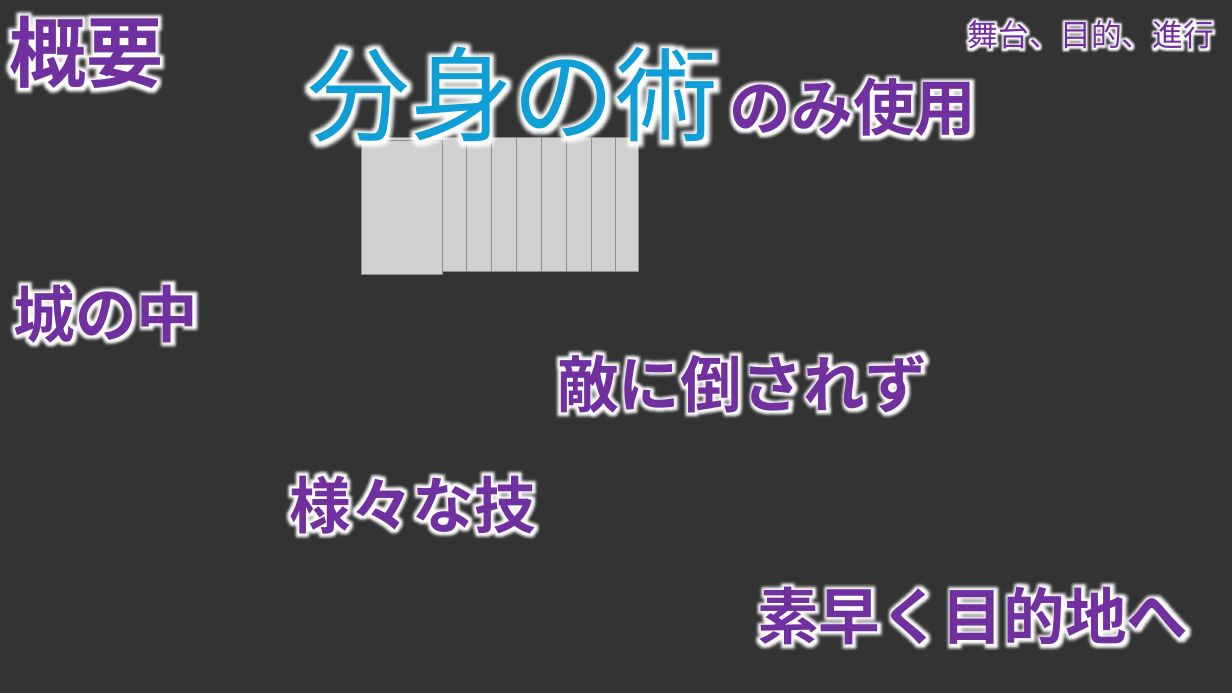
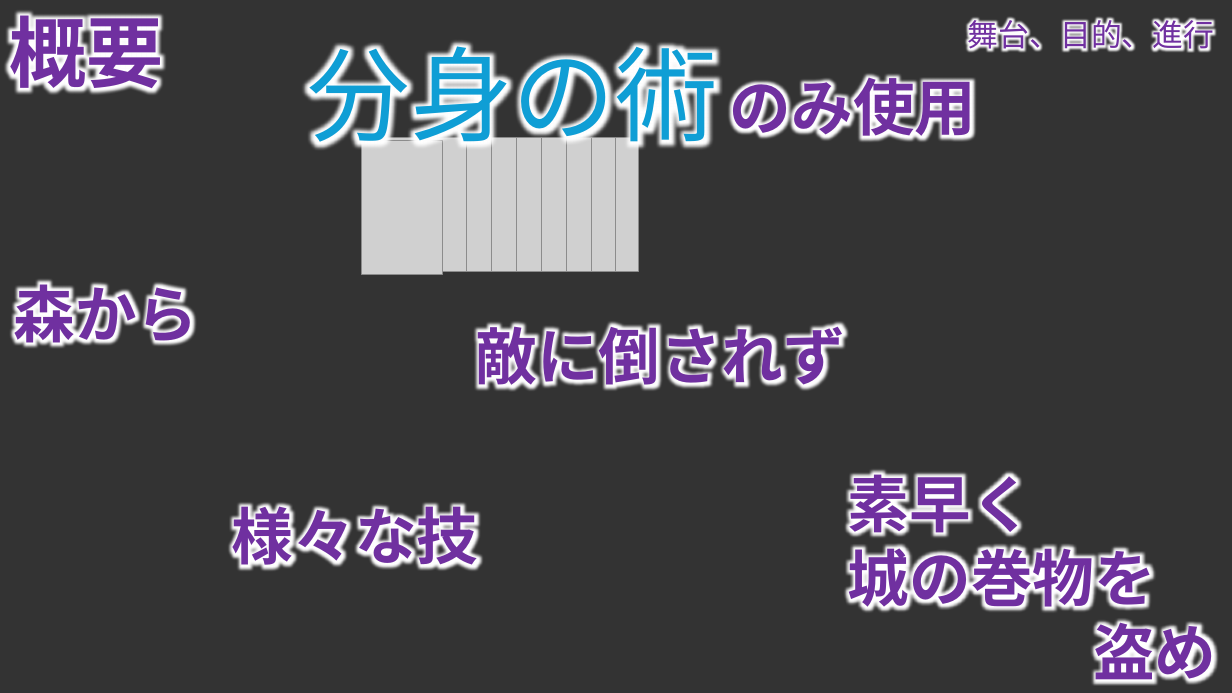
Before and after one commit to TomoyaKanazaki/TeamNinja, a slide deck: slide 3 of 98_plan/00_pptx/100_mainplan.pptx. Drawn at 1232x693 pixels with LibreOffice and Linux fonts; fonts in the diff are those of the drawing; grey boxes stand for pictures; background and template pictures are left out. Boxes give left, top, right and bottom in pixels: in the first picture for what was removed or moved away, otherwise in the second. Text is boxed around its words. In the diff, an @@ line names an element or a change of style, - is before the commit and + after.

```diff
--- a/98_plan/00_pptx/100_mainplan.pptx
+++ b/98_plan/00_pptx/100_mainplan.pptx
@@ text at <box>14,274,199,353</box>: text changed @@
-城の中
+森から
@@ text "敵に倒されず": place and size @@
-text "敵に倒されず" at <box>557,344,927,423</box>
+text "敵に倒されず" at <box>476,316,846,395</box>
@@ text at <box>848,464,1216,691</box>: text changed @@
-素早く目的地へ
+素早く
+城の巻物を
+盗め
@@ text "様々な技": place and size @@
-text "様々な技" at <box>290,465,536,544</box>
+text "様々な技" at <box>232,496,478,575</box>
```
Also in this commit, not shown: 6 other slides changed, 3 slides added, 20 other files.
